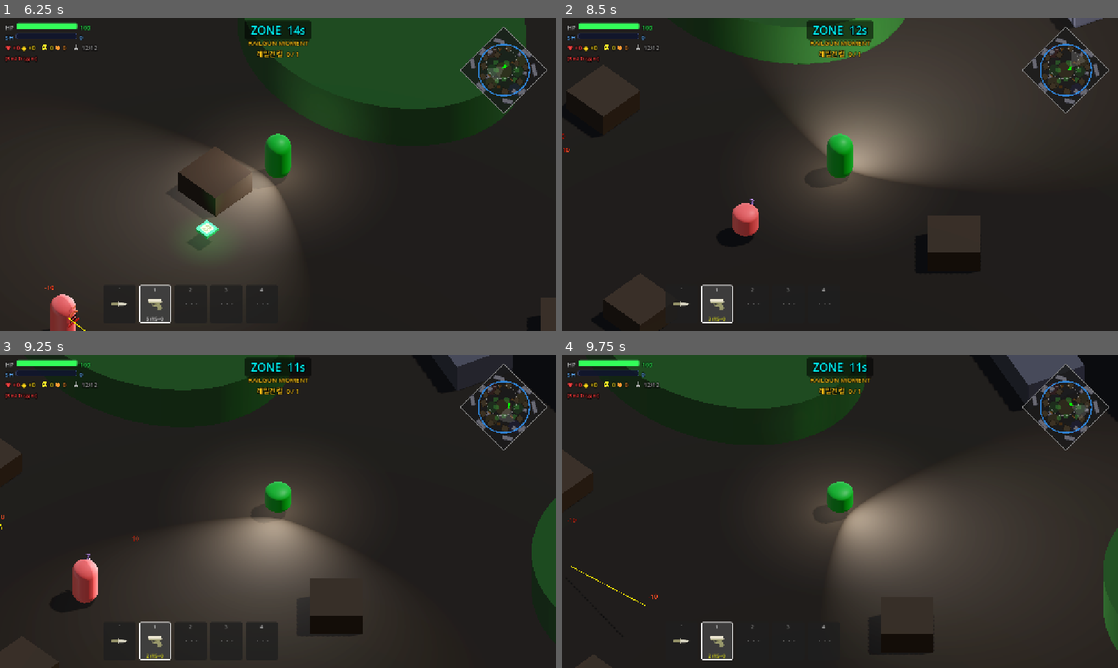
Above: before the commit, frames 1-4 (two rows, left to right).
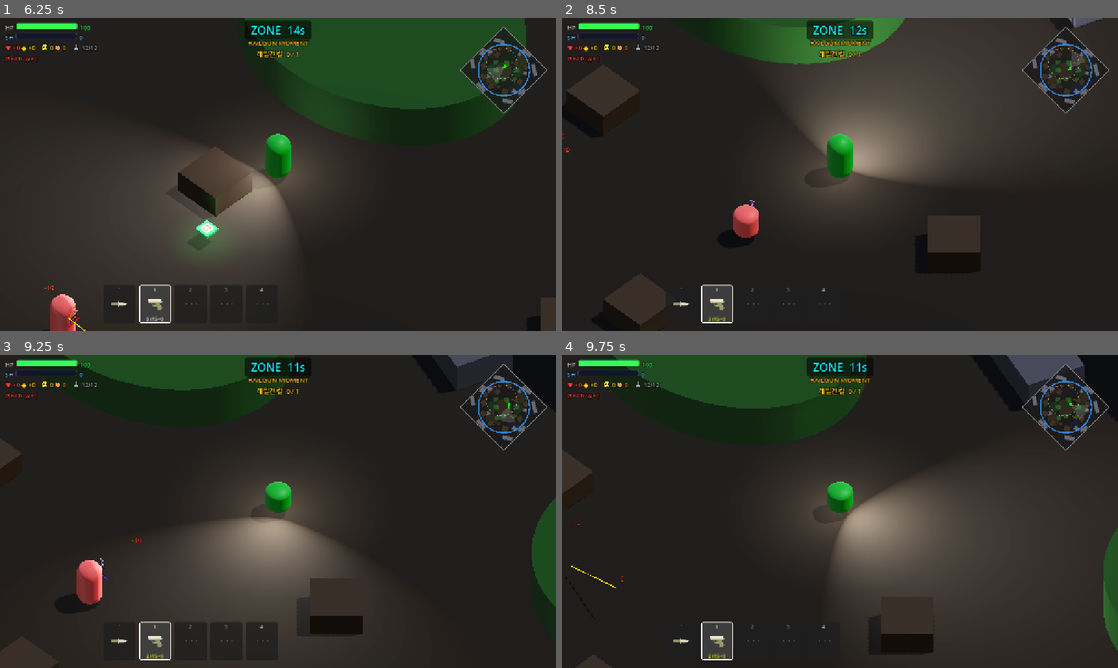
Above: after the commit, the same moments.

Repository: Kyulhee/battle-capsule
Game: Godot game, scene res://src/Main.tscn
Same seed, same stepped clock (60 frames per second), same inputs: the game is played once before the commit and once after it.
Inputs (mouse positions are in pixels of both pictures, inside the frame that each line leads up to):
- Up to frame 1 (6.25 s): click "START MATCH" at 0.5 s; click "START MATCH" at 1.25 s; click "쉬움" at 2 s; click "보통" at 2.75 s; click "어려움" at 3.5 s; click "지옥" at 4.25 s; click "RECORDS" at 5 s; click "선택" at 5.75 s
- Up to frame 2 (8.5 s): tap Enter at 6.5 s; move the mouse to (962, 158) at 6.52 s; press the mouse at (962, 158) at 6.53 s; hold D (ui_right) 6.53-7.28 s; tap Space at 6.77, 7.52 s; move the mouse to (728, 190) at 7.27 s; release the mouse at (728, 190) at 7.28 s; hold S (ui_down) 7.28-8.03 s; tap Q (heal) at 7.35 s; move the mouse to (895, 105) at 8.02 s; hold D (ui_right) from 8.03 s (still down); tap F (interact) at 8.1 s
- Up to frame 3 (9.25 s): move the mouse to (250, 574) at 8.77 s; release D (ui_right) at 8.78 s; hold W (ui_up) from 8.78 s (still down); tap C at 8.85 s; click (250, 574) at 8.92 s; tap Space at 9.02 s
- Up to frame 4 (9.75 s): move the mouse to (1006, 558) at 9.52 s; release W (ui_up) at 9.53 s; hold A (ui_left) from 9.53 s (still down); tap 1 at 9.6 s

Frame 1 is identical in both runs. In frame 2, less than 0.1% of the frame differs, in the area x 1-36%, y 41-71%; in frame 3, 0.5%, in the area x 0-26%, y 51-80%; in frame 4, less than 0.1%.

Commit message:
refactor: extract bot debug label builder

Diff:
--- a/src/entities/bot/Bot.gd
+++ b/src/entities/bot/Bot.gd
@@ -8,6 +8,7 @@
 const BOT_DOCTRINE       = preload("res://src/entities/bot/BotDoctrine.gd")
 const BOT_VISUAL_KIT     = preload("res://src/entities/bot/BotVisualKit.gd")
 const BOT_TUNING         = preload("res://src/entities/bot/BotTuning.gd")
+const BOT_DEBUG_LABEL_BUILDER = preload("res://src/entities/bot/BotDebugLabelBuilder.gd")
 
 enum State { IDLE, CHASE, ATTACK, ZONE_ESCAPE, RECOVER, DISENGAGE }
 var current_state: State = State.IDLE
@@ -119,24 +120,9 @@
 	add_to_group("bots")
 	# 아키타입은 Main.gd에서 스폰 후 배정. 여기서는 기본값만 유지.
 	died.connect(_on_died_zone_log)
-	_state_label = Label3D.new()
-	_state_label.billboard = BaseMaterial3D.BILLBOARD_ENABLED
-	_state_label.double_sided = true
-	_state_label.font_size = 52
-	_state_label.pixel_size = 0.006
-	_state_label.outline_size = 10
-	_state_label.position = Vector3(0, 2.4, 0)
-	_state_label.visible = false
-	add_child(_state_label)
-	_archetype_marker = Label3D.new()
-	_archetype_marker.billboard = BaseMaterial3D.BILLBOARD_ENABLED
-	_archetype_marker.double_sided = true
-	_archetype_marker.font_size = 38
-	_archetype_marker.pixel_size = 0.006
-	_archetype_marker.outline_size = 8
-	_archetype_marker.position = Vector3(0, 2.85, 0)
-	_archetype_marker.visible = false
-	add_child(_archetype_marker)
+	var debug_labels = BOT_DEBUG_LABEL_BUILDER.build_labels(self)
+	_state_label = debug_labels["state_label"] as Label3D
+	_archetype_marker = debug_labels["archetype_marker"] as Label3D
 	_update_archetype_marker()
 	_nav_agent = NavigationAgent3D.new()
 	_nav_agent.path_desired_distance = 0.5
--- /dev/null
+++ b/src/entities/bot/BotDebugLabelBuilder.gd
@@ -0,0 +1,27 @@
+extends RefCounted
+
+static func build_labels(owner: Node) -> Dictionary:
+	var state_label = Label3D.new()
+	state_label.billboard = BaseMaterial3D.BILLBOARD_ENABLED
+	state_label.double_sided = true
+	state_label.font_size = 52
+	state_label.pixel_size = 0.006
+	state_label.outline_size = 10
+	state_label.position = Vector3(0, 2.4, 0)
+	state_label.visible = false
+	owner.add_child(state_label)
+
+	var archetype_marker = Label3D.new()
+	archetype_marker.billboard = BaseMaterial3D.BILLBOARD_ENABLED
+	archetype_marker.double_sided = true
+	archetype_marker.font_size = 38
+	archetype_marker.pixel_size = 0.006
+	archetype_marker.outline_size = 8
+	archetype_marker.position = Vector3(0, 2.85, 0)
+	archetype_marker.visible = false
+	owner.add_child(archetype_marker)
+
+	return {
+		"state_label": state_label,
+		"archetype_marker": archetype_marker,
+	}
Not shown, changed: docs/ARCHITECTURE.md
Not shown, changed: docs/DEVLOG.md
Not shown, changed: docs/IMPACT_MAP.md
Not shown, changed: docs/MASTERPLAN.md
Not shown, changed: docs/devlog/v1.11.md
